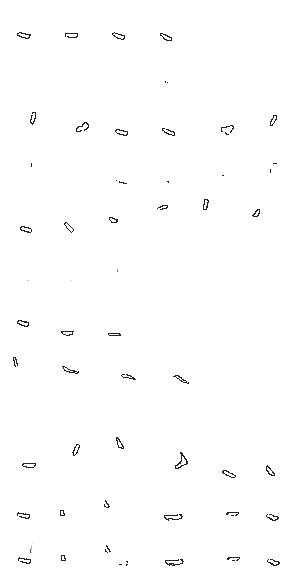
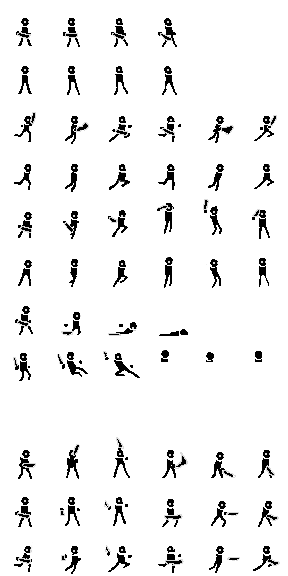
Comparing the layer stacks of the two 288px x 576px images. Changes:
removed layer "Layer 18" over [13, 357, 189, 384]
removed layer "Layer 19" over [206, 353, 214, 362]
removed layer "Layer 17" over [13, 352, 186, 383]
removed layer "Layer 16" over [15, 353, 128, 381]
removed layer "Layer 15" over [14, 18, 280, 574]
added layer "Layer 47" above "Layer 1" over [13, 18, 280, 574]
